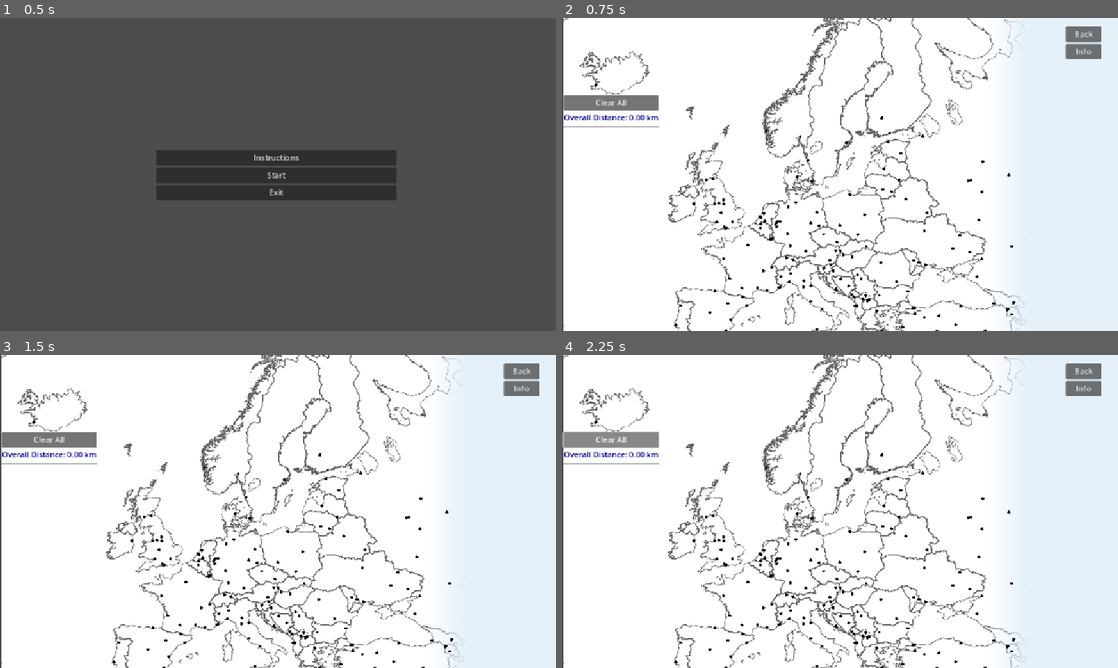
Above: before the commit, frames 1-4 (two rows, left to right).
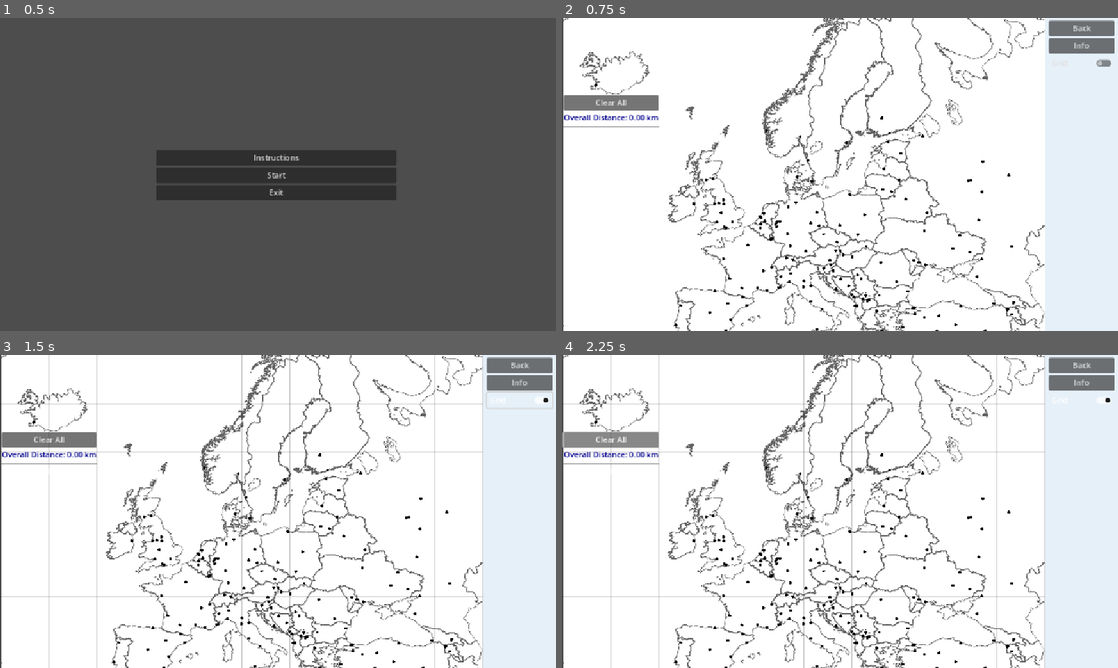
Above: after the commit, the same moments.

Repository: CanadianBoson/family-vacation
Game: Godot game, scene res://main_menu.tscn
Two runs of this game, one before a commit and one after it. Both use one fixed random seed, a clock stepped at 60 frames per second and the inputs below.
Inputs (mouse positions are in pixels of both pictures, inside the frame that each line leads up to):
- Up to frame 1 (0.5 s): no input
- Up to frame 2 (0.75 s): click "Start" at 0.5 s
- Up to frame 3 (1.5 s): click (517, 398) at 1.25 s, where only the run after the commit has a clickable "Grid"
- Up to frame 4 (2.25 s): click "Clear All" at 2 s

Frame 1 is identical in both runs. In frame 2, 3.9% of the frame differs, in the area x 78-100%, y 0-100%; in frame 3, 5.2%, in the area x 0-100%, y 0-100%; in frame 4, 5.2%.

Commit message:
feat: add grid overlay

Diff:
--- a/game_scene.gd
+++ b/game_scene.gd
@@ -10,6 +10,9 @@
 @onready var pins_container = $PinsContainer
 # This node will be used to display the city name on hover.
 @onready var hover_label = $HoverLabel
+
+# Grid overlay
+@onready var grid_overlay = $GridOverlay
 
 # References to our manager scripts
 @onready var pin_manager = $PinManager
@@ -120,3 +123,9 @@
 	var result = get_tree().change_scene_to_file("res://main_menu.tscn")
 	if result != OK:
 		print("Error: Could not load the main menu scene.")
+
+# This function is called when the GridToggleButton's state changes.
+func _on_grid_toggle_button_toggled(button_pressed: bool):
+	# Pass the button's state (true for on, false for off)
+	# to the GridOverlay script.
+	grid_overlay.set_visibility(button_pressed)
--- a/game_scene.tscn
+++ b/game_scene.tscn
@@ -6,43 +6,17 @@
 [ext_resource type="Shader" uid="uid://dq8ika0127r0u" path="res://side_panel.gdshader" id="3_mj2jn"]
 [ext_resource type="Script" uid="uid://dpyelxgx1eew2" path="res://pin_manager.gd" id="4_mj2jn"]
 [ext_resource type="Script" uid="uid://bqyrkqgeqeen8" path="res://info_popup.gd" id="6_kdryc"]
+[ext_resource type="Script" uid="uid://dguaa8uarvjss" path="res://grid_overlay.gd" id="7_6e45b"]
 
 [sub_resource type="ShaderMaterial" id="ShaderMaterial_kdryc"]
 shader = ExtResource("3_mj2jn")
 shader_parameter/solid_color = Color(0.901961, 0.941176, 0.972549, 1)
-shader_parameter/gradient_start = 0.096
-shader_parameter/gradient_end = 0.441
+shader_parameter/gradient_start = 0.0
+shader_parameter/gradient_end = 0.0
 
 [sub_resource type="CanvasTexture" id="CanvasTexture_6e45b"]
 
 [sub_resource type="StyleBoxFlat" id="StyleBoxFlat_kdryc"]
-
-[sub_resource type="Animation" id="Animation_mj2jn"]
-resource_name = "popup_info"
-tracks/0/type = "value"
-tracks/0/imported = false
-tracks/0/enabled = true
-tracks/0/path = NodePath("InfoPopup:scale")
-tracks/0/interp = 1
-tracks/0/loop_wrap = true
-tracks/0/keys = {
-"times": PackedFloat32Array(0.8),
-"transitions": PackedFloat32Array(2),
-"update": 0,
-"values": [Vector2(1, 1)]
-}
-tracks/1/type = "value"
-tracks/1/imported = false
-tracks/1/enabled = true
-tracks/1/path = NodePath("InfoPopup:modulate")
-tracks/1/interp = 1
-tracks/1/loop_wrap = true
-tracks/1/keys = {
-"times": PackedFloat32Array(0.8),
-"transitions": PackedFloat32Array(-2),
-"update": 0,
-"values": [Color(0.50097, 0.683024, 1, 1)]
-}
 
 [sub_resource type="Animation" id="Animation_kdryc"]
 length = 0.001
@@ -98,6 +72,33 @@
 "values": [Color(1, 1, 1, 1)]
 }
 
+[sub_resource type="Animation" id="Animation_mj2jn"]
+resource_name = "popup_info"
+tracks/0/type = "value"
+tracks/0/imported = false
+tracks/0/enabled = true
+tracks/0/path = NodePath("InfoPopup:scale")
+tracks/0/interp = 1
+tracks/0/loop_wrap = true
+tracks/0/keys = {
+"times": PackedFloat32Array(0.8),
+"transitions": PackedFloat32Array(2),
+"update": 0,
+"values": [Vector2(1, 1)]
+}
+tracks/1/type = "value"
+tracks/1/imported = false
+tracks/1/enabled = true
+tracks/1/path = NodePath("InfoPopup:modulate")
+tracks/1/interp = 1
+tracks/1/loop_wrap = true
+tracks/1/keys = {
+"times": PackedFloat32Array(0.8),
+"transitions": PackedFloat32Array(-2),
+"update": 0,
+"values": [Color(0.50097, 0.683024, 1, 1)]
+}
+
 [sub_resource type="AnimationLibrary" id="AnimationLibrary_6e45b"]
 _data = {
 &"RESET": SubResource("Animation_kdryc"),
@@ -130,10 +131,10 @@
 [node name="SidePanel" type="TextureRect" parent="GameScene/CanvasLayer"]
 modulate = Color(0.960865, 0.937108, 0.968803, 1)
 material = SubResource("ShaderMaterial_kdryc")
-offset_left = 839.0
-offset_top = -1.0
-offset_right = 1151.0
-offset_bottom = 706.0
+offset_left = 1000.0
+offset_top = -5.0
+offset_right = 1312.0
+offset_bottom = 702.0
 texture = SubResource("CanvasTexture_6e45b")
 
 [node name="HoverLabel" type="Label" parent="."]
@@ -142,6 +143,7 @@
 offset_bottom = 12.0
 
 [node name="LedgerPanel" type="Control" parent="."]
+z_index = 2
 layout_mode = 3
 anchors_preset = 0
 offset_left = 4.0
@@ -190,10 +192,10 @@
 
 [node name="VBoxContainer" type="VBoxContainer" parent="MenuButtons"]
 layout_mode = 0
-offset_left = 1043.0
-offset_top = 17.0
-offset_right = 1117.0
-offset_bottom = 75.0
+offset_left = 1008.0
+offset_top = 5.0
+offset_right = 1144.0
+offset_bottom = 106.0
 
 [node name="BackButton" type="Button" parent="MenuButtons/VBoxContainer"]
 layout_mode = 2
@@ -202,6 +204,10 @@
 [node name="InfoButton" type="Button" parent="MenuButtons/VBoxContainer"]
 layout_mode = 2
 text = "Info"
+
+[node name="GridToggleButton" type="CheckButton" parent="MenuButtons/VBoxContainer"]
+layout_mode = 2
+text = "Grid"
 
 [node name="InfoPopup" type="PanelContainer" parent="."]
 z_index = 1
@@ -237,7 +243,11 @@
 &"": SubResource("AnimationLibrary_6e45b")
 }
 
+[node name="GridOverlay" type="Node2D" parent="."]
+script = ExtResource("7_6e45b")
+
 [connection signal="pressed" from="LedgerPanel/LedgerHeaderVBox/ClearAllButton" to="." method="_on_clear_all_button_pressed"]
 [connection signal="pressed" from="MenuButtons/VBoxContainer/BackButton" to="." method="_on_back_button_pressed"]
 [connection signal="pressed" from="MenuButtons/VBoxContainer/InfoButton" to="." method="_on_info_button_pressed"]
+[connection signal="toggled" from="MenuButtons/VBoxContainer/GridToggleButton" to="." method="_on_grid_toggle_button_toggled"]
 [connection signal="pressed" from="InfoPopup/VBoxContainer/HBoxContainer/CloseButton" to="." method="_on_close_button_pressed"]
--- /dev/null
+++ b/grid_overlay.gd
@@ -0,0 +1,42 @@
+# grid_overlay.gd
+# This script draws a grid over a specified area.
+extends Node2D
+
+# Set to true to make the grid visible by default.
+var is_grid_visible = false
+
+# --- Grid Customization ---
+# The spacing between grid lines in pixels.
+var grid_spacing = 100
+# The color of the grid lines. A low alpha makes it subtle.
+var grid_color = Color(0, 0, 0, 0.2)
+# The dimensions of the area to draw the grid over.
+# This should match your map's size.
+var map_size = Vector2(1000, 1000)
+
+
+# The _draw function is called by the engine whenever the node needs to be redrawn.
+func _draw():
+	# If the grid is not supposed to be visible, do nothing.
+	if not is_grid_visible:
+		return
+
+	# Draw all the vertical lines.
+	for x in range(0, int(map_size.x) + 1, grid_spacing):
+		var start_point = Vector2(x, 0)
+		var end_point = Vector2(x, map_size.y)
+		draw_line(start_point, end_point, grid_color, 1)
+
+	# Draw all the horizontal lines.
+	for y in range(0, int(map_size.y) + 1, grid_spacing):
+		var start_point = Vector2(0, y)
+		var end_point = Vector2(map_size.x, y)
+		draw_line(start_point, end_point, grid_color, 1)
+
+
+# This public function is called from other scripts to turn the grid on or off.
+func set_visibility(visible: bool):
+	is_grid_visible = visible
+	# queue_redraw() forces the _draw() function to be called on the next frame,
+	# updating the visual state of the grid.
+	queue_redraw()
Not shown: 1 places in game_scene.tscn that only renumber resources
Not shown, added: grid_overlay.gd.uid
